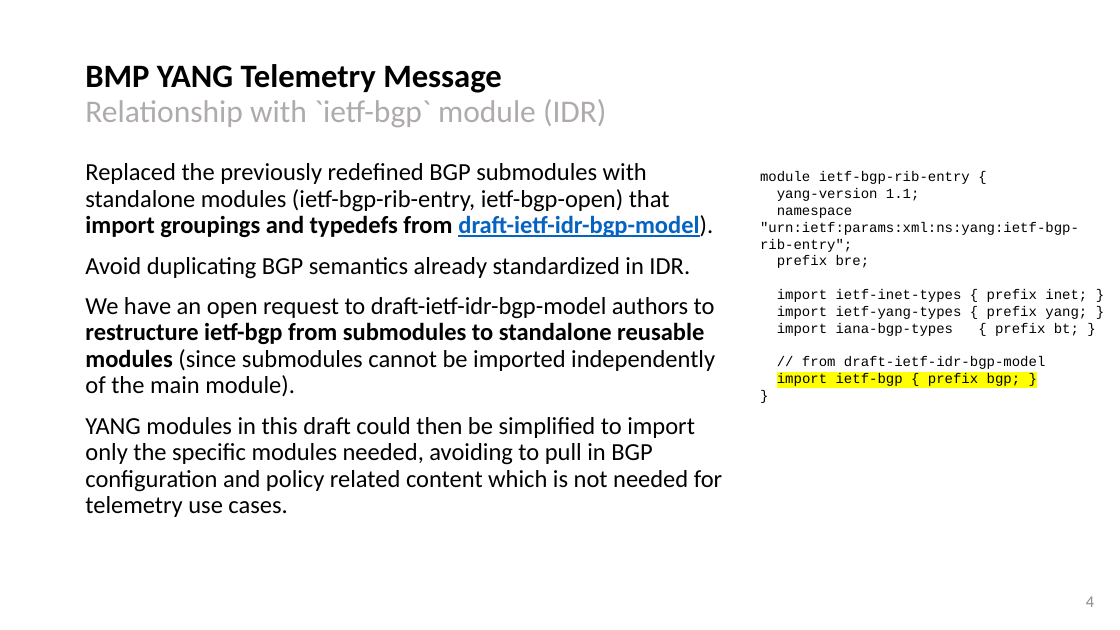
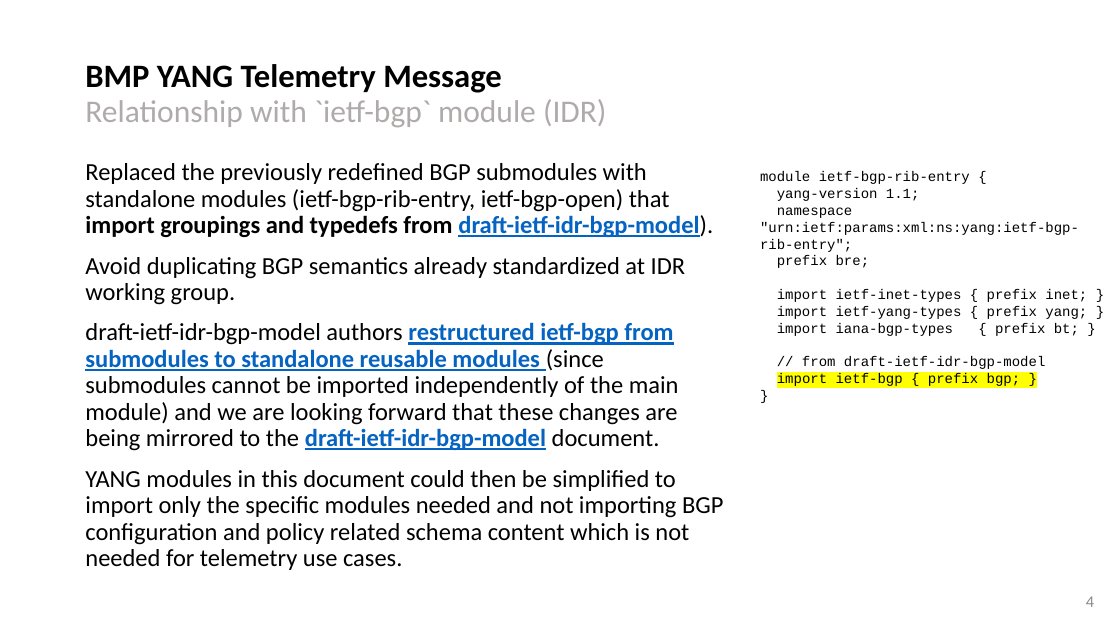
Before and after one commit to network-analytics/ietf-network-analytics-document-status, a slide deck: slide 4 of 126/NMOP/draft-netana-nmop-message-broker-bmp-telemetry-msg-03.pptx. Drawn at 1120x630 pixels with LibreOffice and Linux fonts; fonts in the diff are those of the drawing. Boxes give left, top, right and bottom in pixels: in the first picture for what was removed or moved away, otherwise in the second. Text is boxed around its words. In the diff, an @@ line names an element or a change of style, - is before the commit and + after.

Commit message:
updated slide 4 and some minor nits

```diff
--- a/126/NMOP/draft-netana-nmop-message-broker-bmp-telemetry-msg-03.pptx
+++ b/126/NMOP/draft-netana-nmop-message-broker-bmp-telemetry-msg-03.pptx
@@ text at (85, 257, 723, 570): text changed @@
-Avoid duplicating BGP semantics already standardized in IDR.
-We have an open request to draft-ietf-idr-bgp-model authors to restructure ietf-bgp from submodules to standalone reusable modules (since submodules cannot be imported independently of the main module).
-YANG modules in this draft could then be simplified to import only the specific modules needed, avoiding to pull in BGP configuration and policy related content which is not needed for telemetry use cases.
+Avoid duplicating BGP semantics already standardized at IDR working group.
+draft-ietf-idr-bgp-model authors restructured ietf-bgp from submodules to standalone reusable modules (since submodules cannot be imported independently of the main module) and we are looking forward that these changes are being mirrored to the draft-ietf-idr-bgp-model document.
+YANG modules in this document could then be simplified to import only the specific modules needed and not importing BGP configuration and policy related schema content which is not needed for telemetry use cases.
```
Also in this commit, not shown: 2 other slides changed, 1 other file.
